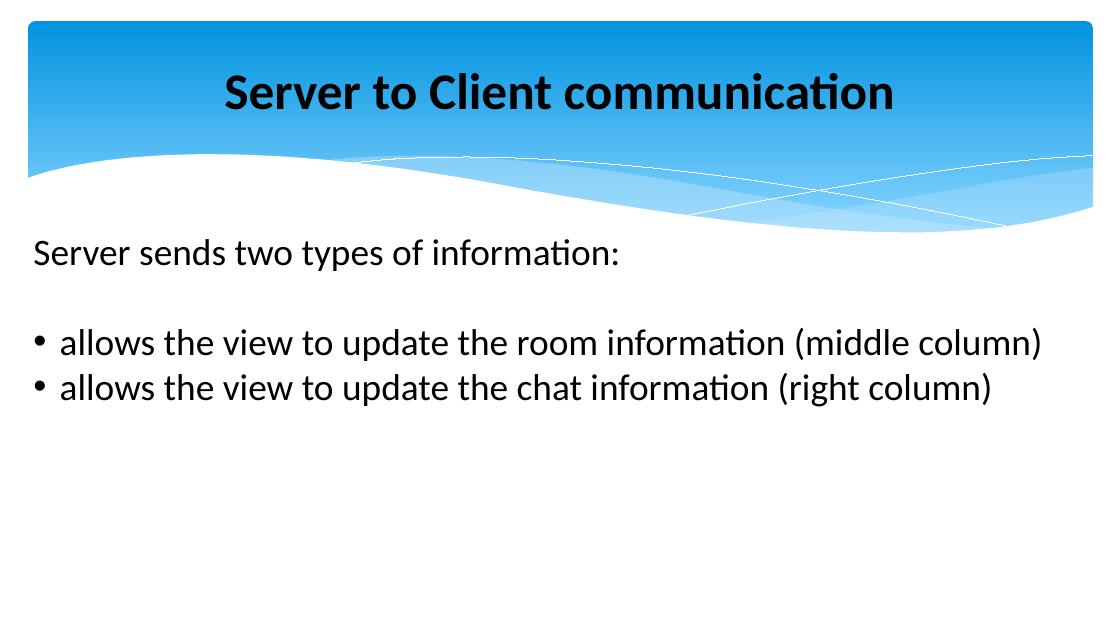
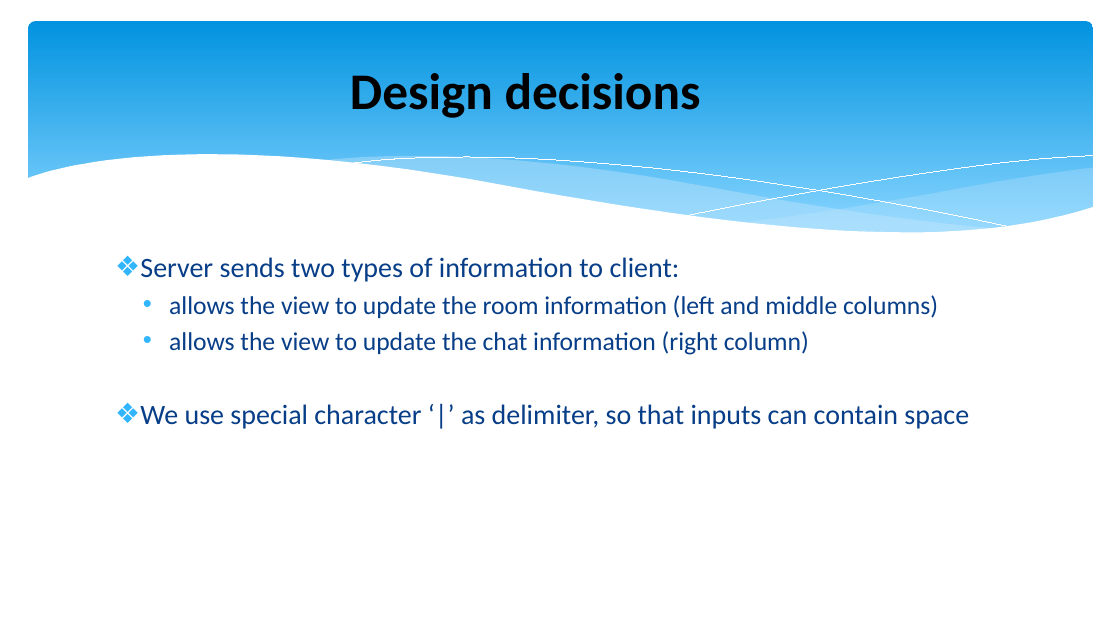
Before and after one commit to Gene-He/ChatApp, a slide deck: slide 3 of src/main/resources/HW10PPT.pptx (slide 11 before the commit). Drawn at 1120x630 pixels with LibreOffice and Linux fonts; fonts in the diff are those of the drawing. Boxes give left, top, right and bottom in pixels: in the first picture for what was removed or moved away, otherwise in the second. Text is boxed around its words. In the diff, an @@ line names an element or a change of style, - is before the commit and + after.

Commit message:
updateppt

```diff
--- a/src/main/resources/HW10PPT.pptx
+++ b/src/main/resources/HW10PPT.pptx
@@ title at box(350, 73, 701, 118): text changed @@
-Server to Client communication
+Design decisions
@@ text "Server sends two types of ...": place and size @@
-text "Server sends two types of ..." at box(33, 239, 1042, 407)
+text "Server sends two types of ..." at box(140, 257, 969, 429)
@@ text at box(140, 257, 938, 318): text changed; size 32 to 22 pt; text colour #000000 to #073E87 @@
-Server sends two types of information:
-• allows the view to update the room information (middle column)
+❖ Server sends two types of information to client:
+  • allows the view to update the room information (left and middle columns)
@@ text at box(169, 331, 809, 355): size 32 to 22 pt, text colour #000000 to #073E87 in "allows the view to update the chat ..."; list level 1 to 2 in "allows the view to update ..." @@
@@ text at box(140, 404, 969, 429): paragraph added @@
+❖ We use special character ‘|’ as delimiter, so that inputs can contain space
```
Also in this commit, not shown: 1 other slide changed, 1 slide added, 9 slides removed.
